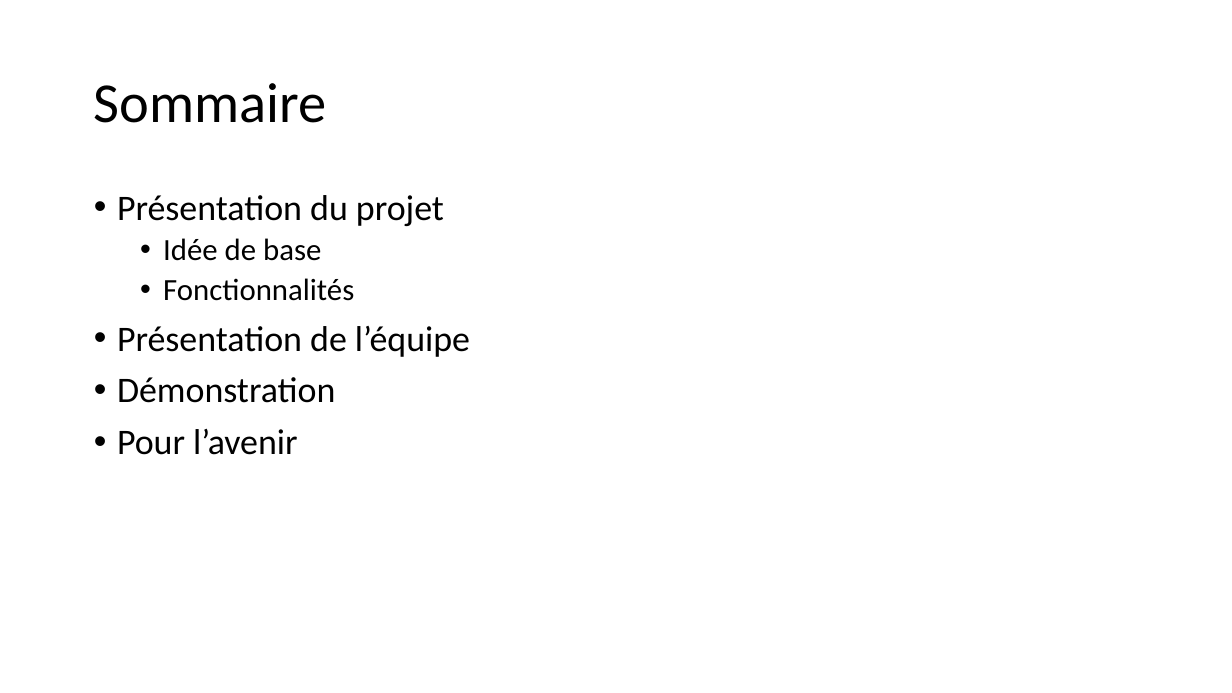
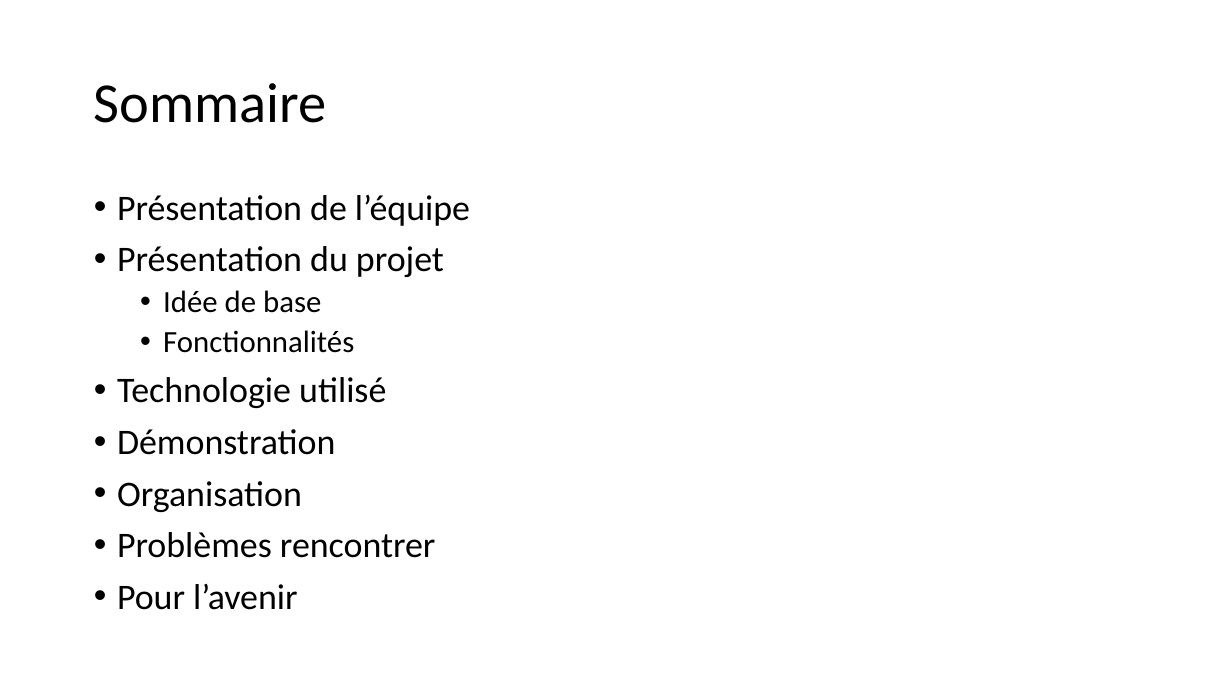
Before and after one commit to Pitoyable/Fond-de-Placard, a slide deck: slide 2 of docs/Fond de placard.pptx. Drawn at 1232x693 pixels with LibreOffice and Linux fonts; fonts in the diff are those of the drawing. Boxes give left, top, right and bottom in pixels: in the first picture for what was removed or moved away, otherwise in the second. Text is boxed around its words. In the diff, an @@ line names an element or a change of style, - is before the commit and + after.

Commit message:
presentation mise a jour

```diff
--- a/docs/Fond de placard.pptx
+++ b/docs/Fond de placard.pptx
@@ text at box(117, 195, 470, 226): paragraph added @@
+• Présentation de l’équipe
@@ text at box(117, 377, 386, 408): text changed @@
-• Présentation de l’équipe
+• Technologie utilisé
@@ text at box(117, 481, 435, 558): paragraphs added @@
+• Organisation
+• Problèmes rencontrer
```
Also in this commit, not shown: 1 other file.
